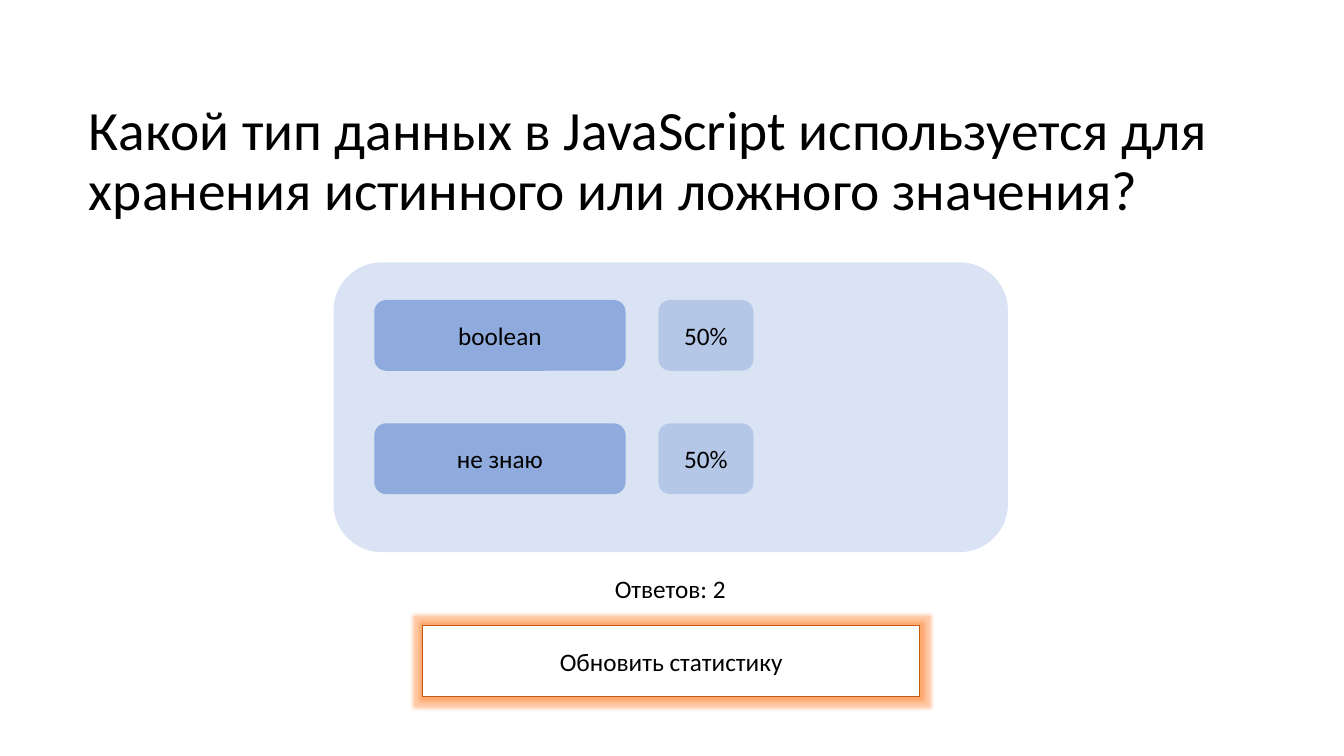
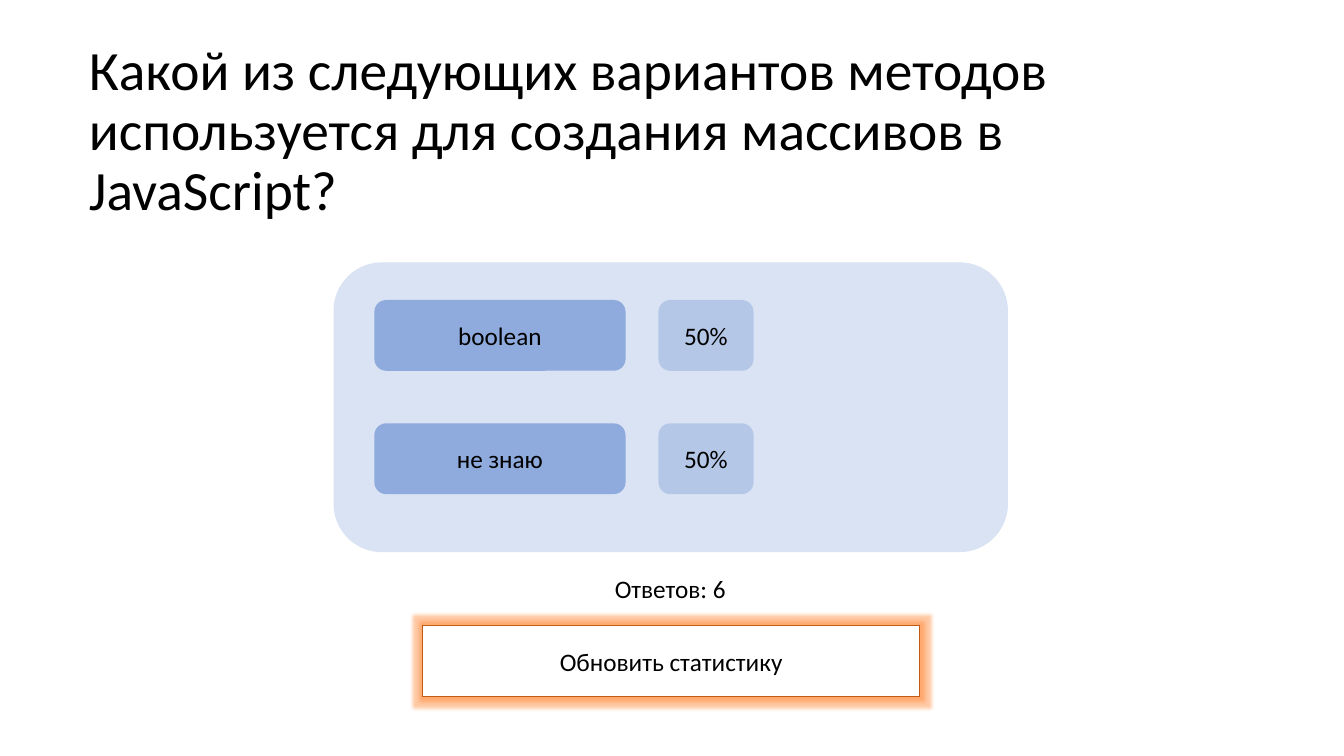
Before and after one commit to ler0yyy/diplom, a slide deck: slide 4 of presentation/Презентация Microsoft PowerPoint.pptm. Drawn at 1344x756 pixels with LibreOffice and Linux fonts; fonts in the diff are those of the drawing. Boxes give left, top, right and bottom in pixels: in the first picture for what was removed or moved away, otherwise in the second. Text is boxed around its words. In the diff, an @@ line names an element or a change of style, - is before the commit and + after.

```diff
--- a/presentation/Презентация Microsoft PowerPoint.pptm
+++ b/presentation/Презентация Microsoft PowerPoint.pptm
@@ title at (89, 52, 1047, 219): text changed @@
-Какой тип данных в JavaScript используется для хранения истинного или ложного значения?
+Какой из следующих вариантов методов используется для создания массивов в JavaScript?
@@ text at (615, 581, 726, 598): text changed @@
-Ответов: 2
+Ответов: 6
```
Also in this commit, not shown: 3 other files.
